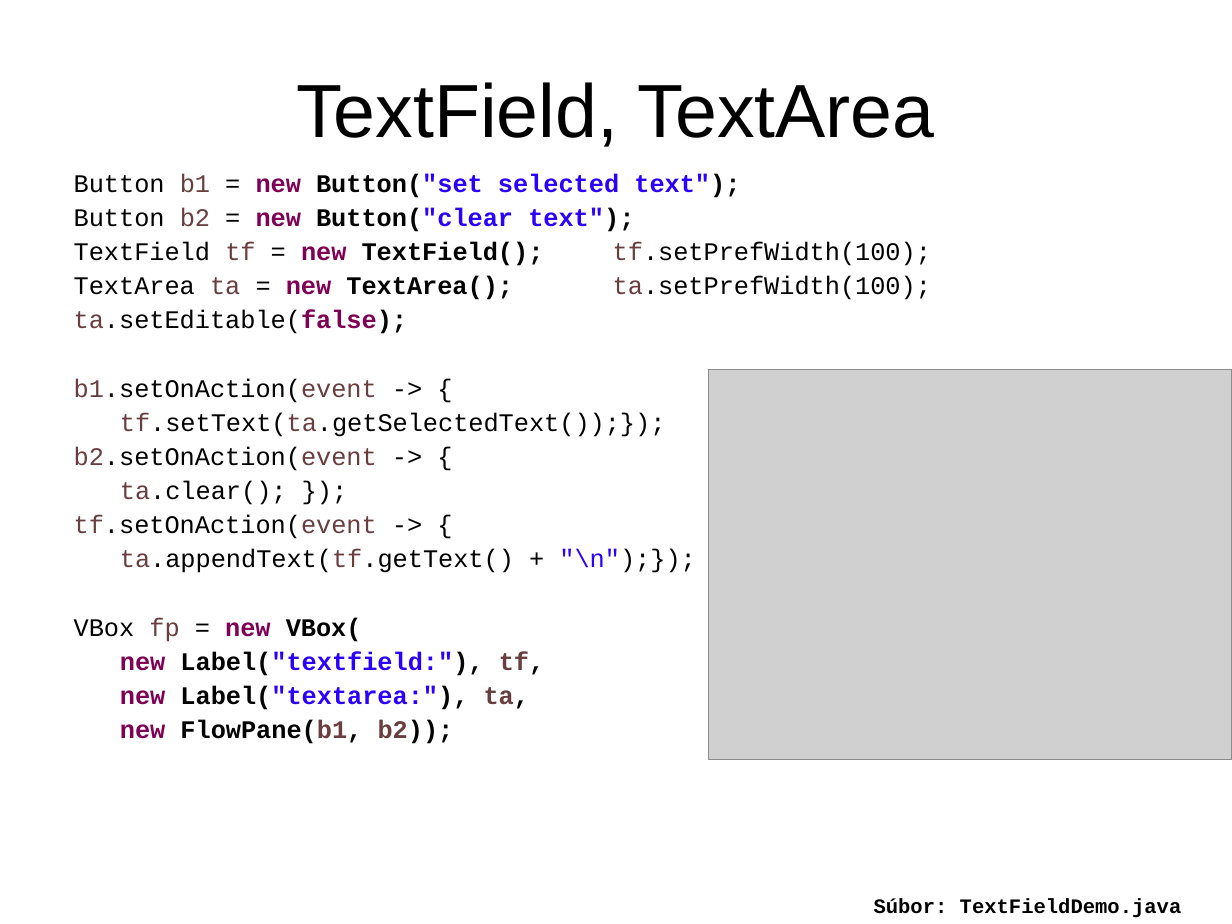
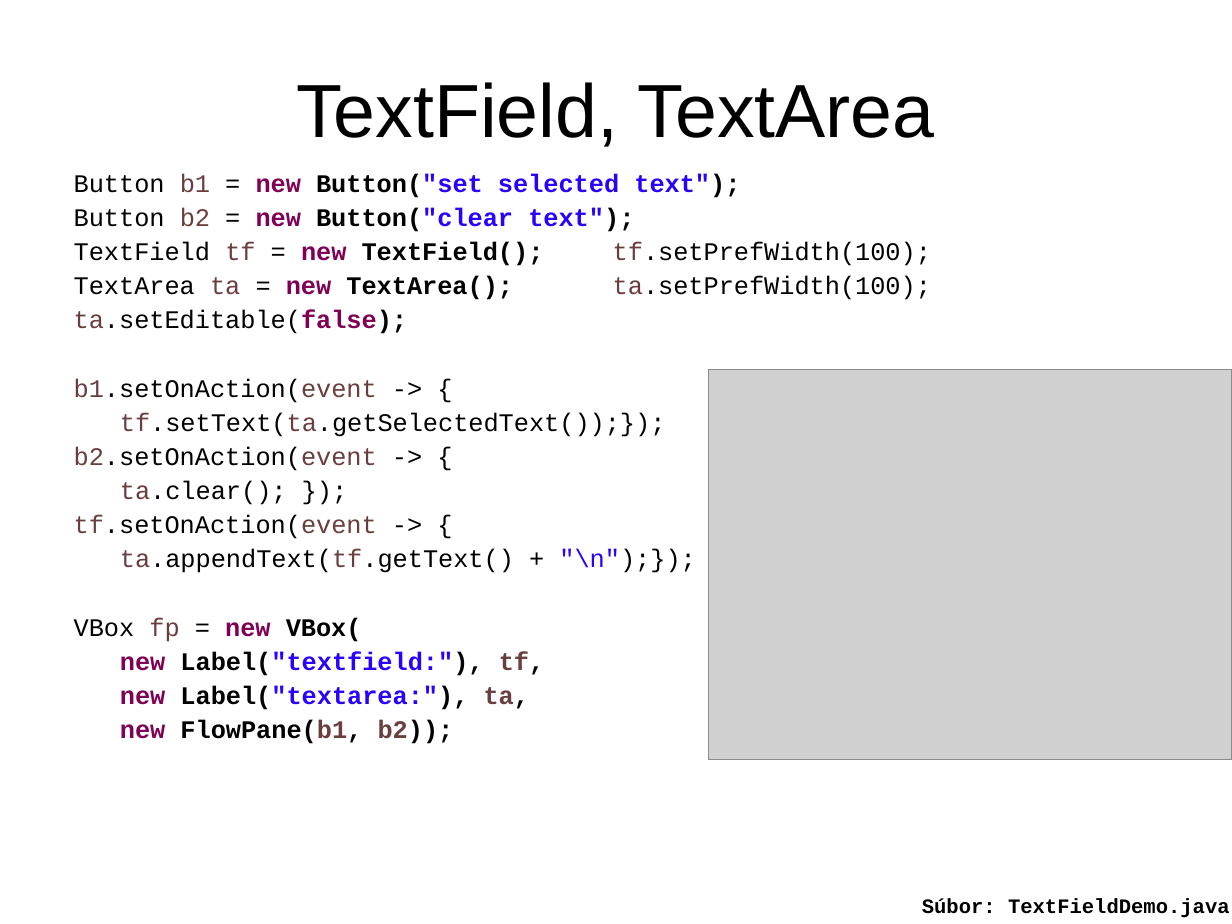
Before and after one commit to Programovanie4/Prednasky, a slide deck: slide 12 of 10/10_java.ppt. Drawn at 1232x924 pixels with LibreOffice and Linux fonts; fonts in the diff are those of the drawing; grey boxes stand for pictures. Boxes give left, top, right and bottom in pixels: in the first picture for what was removed or moved away, otherwise in the second. Text is boxed around its words. In the diff, an @@ line names an element or a change of style, - is before the commit and + after.

```diff
--- a/10/10_java.ppt
+++ b/10/10_java.ppt
@@ text "Súbor: TextFieldDemo.java": place and size @@
-text "Súbor: TextFieldDemo.java" at [874, 899, 1182, 918]
+text "Súbor: TextFieldDemo.java" at [922, 899, 1230, 918]
```
Also in this commit, not shown: 8 other slides changed, 3 other files.
